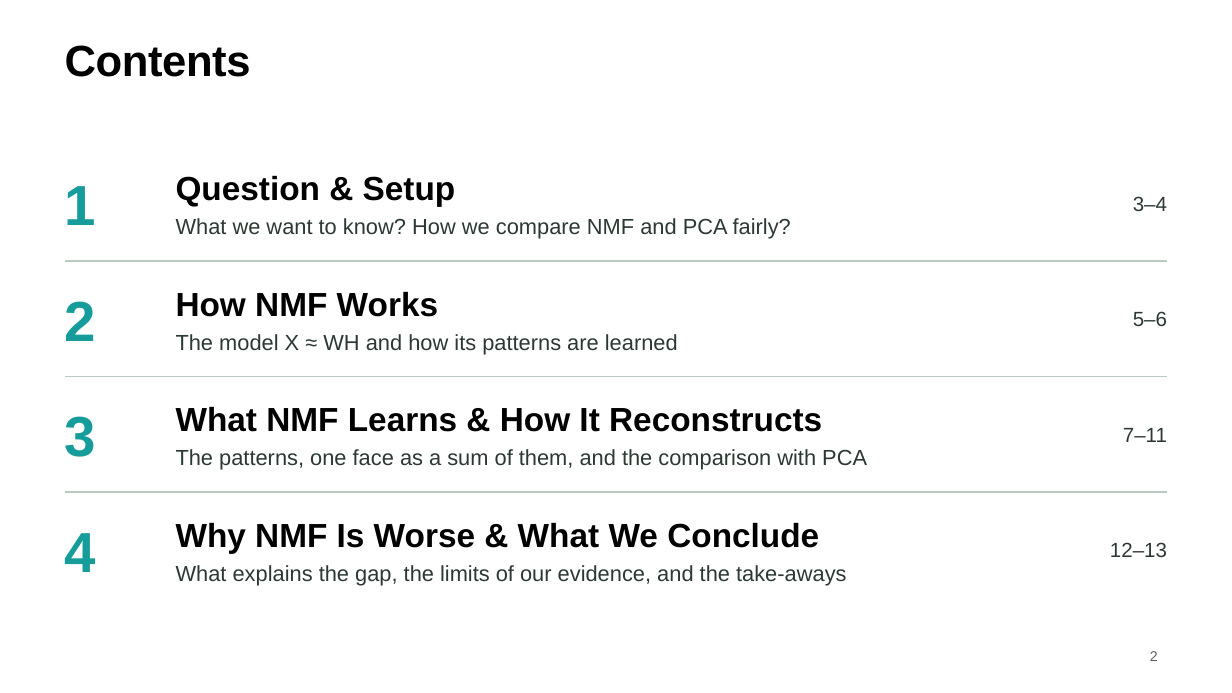
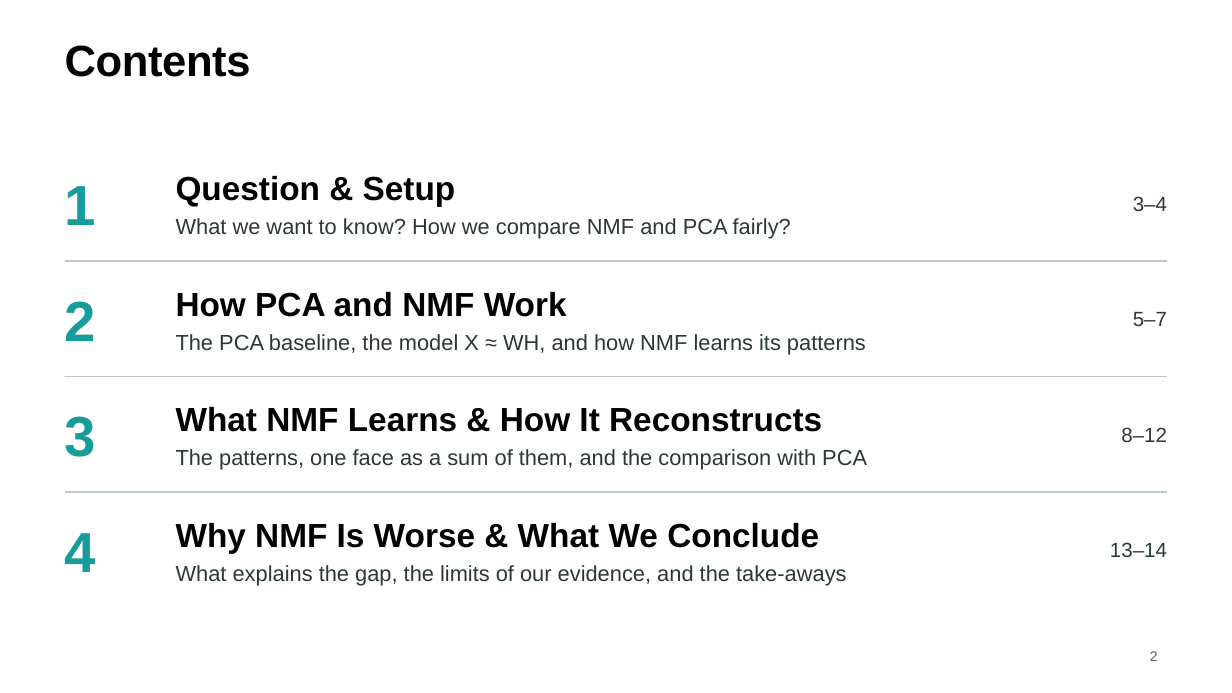
Before and after one commit to MachineWJQ6657/pca-vs-nmf, a slide deck: slide 2 of slides/STOR565_Slides.pptx. Drawn at 1232x693 pixels with LibreOffice and Linux fonts; fonts in the diff are those of the drawing. Boxes give left, top, right and bottom in pixels: in the first picture for what was removed or moved away, otherwise in the second. Text is boxed around its words. In the diff, an @@ line names an element or a change of style, - is before the commit and + after.

```diff
--- a/slides/STOR565_Slides.pptx
+++ b/slides/STOR565_Slides.pptx
@@ text at bbox=[176, 291, 866, 354]: text changed @@
-How NMF Works
-The model X ≈ WH and how its patterns are learned
+How PCA and NMF Work
+The PCA baseline, the model X ≈ WH, and how NMF learns its patterns
@@ text at bbox=[1133, 312, 1167, 326]: text changed @@
-5–6
+5–7
@@ text at bbox=[1121, 427, 1167, 442]: text changed @@
-7–11
+8–12
@@ text at bbox=[1110, 542, 1167, 557]: text changed @@
-12–13
+13–14
```
Also in this commit, not shown: 1 other slide changed, 1 slide added.
